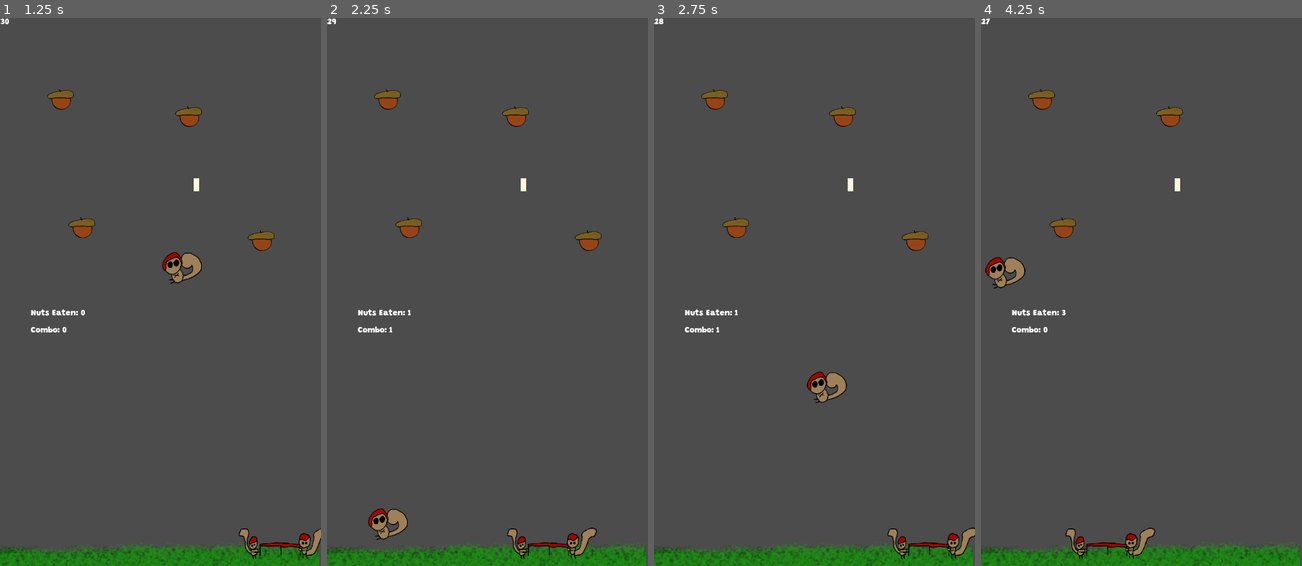
Above: before the commit, frames 1-4 (left to right).
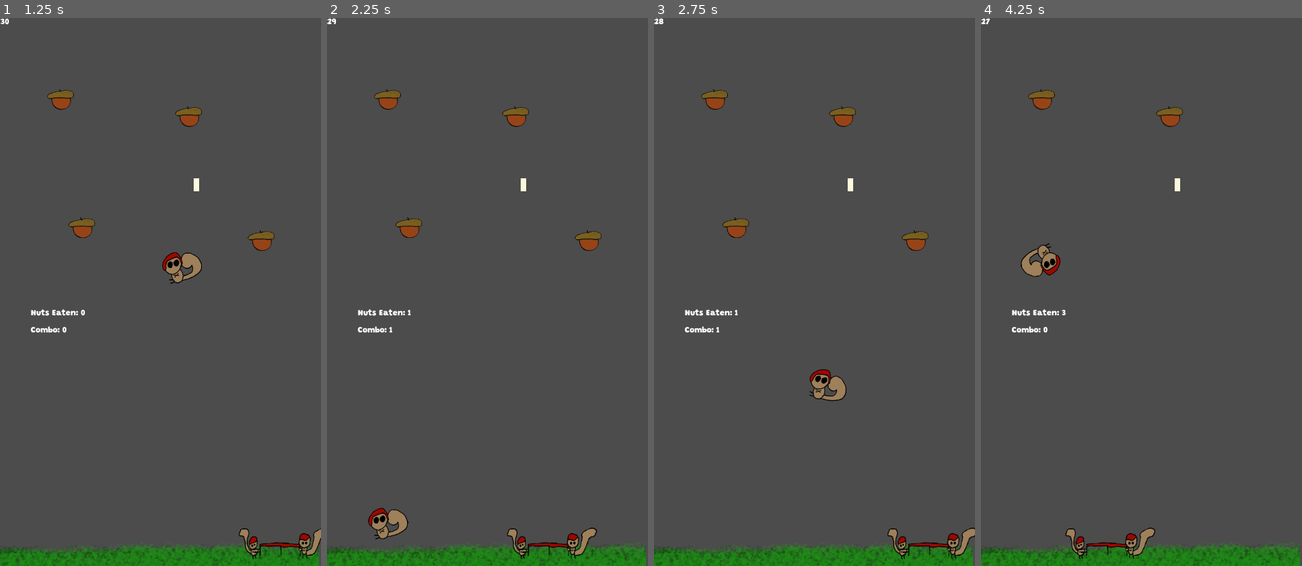
Above: after the commit, the same moments.

Repository: the-g-force/FamJam-September2020
Game: Godot game, scene res://src/TestLevel.tscn
Same seed, same stepped clock (60 frames per second), same inputs: the game is played once before the commit and once after it.
Inputs (mouse positions are in pixels of both pictures, inside the frame that each line leads up to):
- Up to frame 1 (1.25 s): tap Enter at 0.5 s; move the mouse to (231, 264) at 0.52 s; hold D (move_right) from 0.53 s (still down); click (231, 264) at 0.67 s
- Up to frame 2 (2.25 s): move the mouse to (423, 319) at 1.27 s; release D (move_right) at 1.28 s; hold A (move_left) 1.28-2.03 s; move the mouse to (519, 171) at 2.02 s; hold D (move_right) from 2.03 s (still down)
- Up to frame 3 (2.75 s): keep holding D (move_right)
- Up to frame 4 (4.25 s): move the mouse to (1125, 401) at 2.77 s; click (1125, 401) at 2.92 s; move the mouse to (1237, 374) at 3.52 s; release D (move_right) at 3.53 s; hold A (move_left) from 3.53 s (still down)

Frame 1 is identical in both runs. In frame 2, 0.2% of the frame differs, in the area x 12-26%, y 89-96%; in frame 3, 0.4%; in frame 4, 1.1%, in the area x 1-30%, y 36-50%.

Commit message:
Spin the squirrel on collision

Diff:
--- a/project/src/Squirrel.gd
+++ b/project/src/Squirrel.gd
@@ -1,11 +1,15 @@
 extends KinematicBody2D
 class_name Squirrel
 
-var _base_speed : float
-var _velocity := Vector2.ZERO
 export var speed := 10.0
 export var max_speed := 30.0
 export var speedmod := 1.1
+
+var _base_speed : float
+var _velocity := Vector2.ZERO
+var _spin := 0.0
+
+
 onready var _hit_wall := $Wall
 onready var _hit_nut := $Nut
 onready var _hit_trampoline := $Trampoline
@@ -18,9 +22,12 @@
 
 
 func _process(delta):
+	rotation += _spin * delta
+
 	var collision := move_and_collide(_velocity * delta * speed)
 	if collision:
 		_velocity = _velocity.bounce(collision.normal)
+		_spin += rand_range(-1, 1)
 		if collision.collider is Collectable:
 			collision.collider.hit()
 			_hit_nut.play()
@@ -39,6 +46,7 @@
 # Can be called when the game is over and the squirrel should stop in-place.
 func stop():
 	_velocity = Vector2.ZERO
+	_spin = 0
 
 func start():
 	_velocity.y = -80
